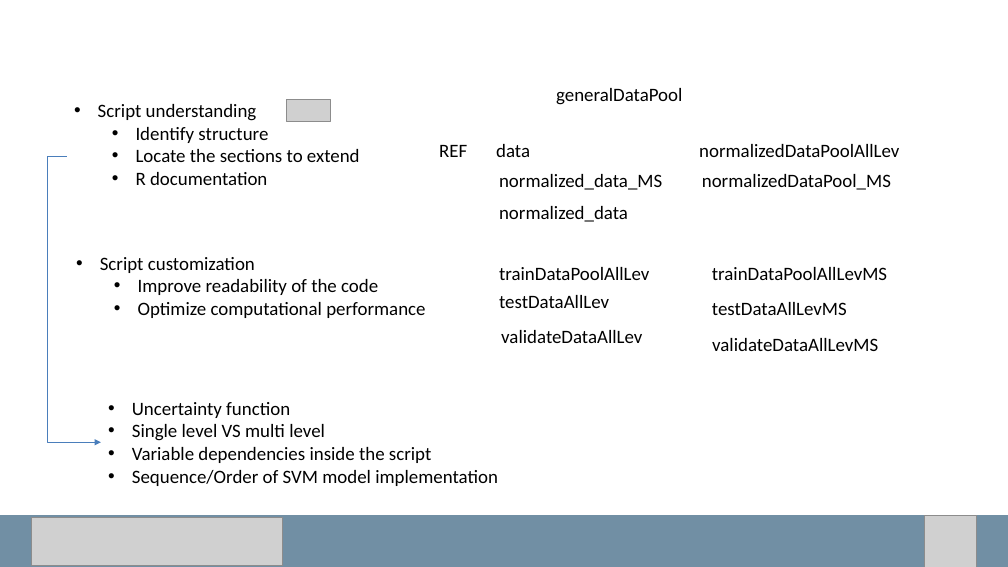
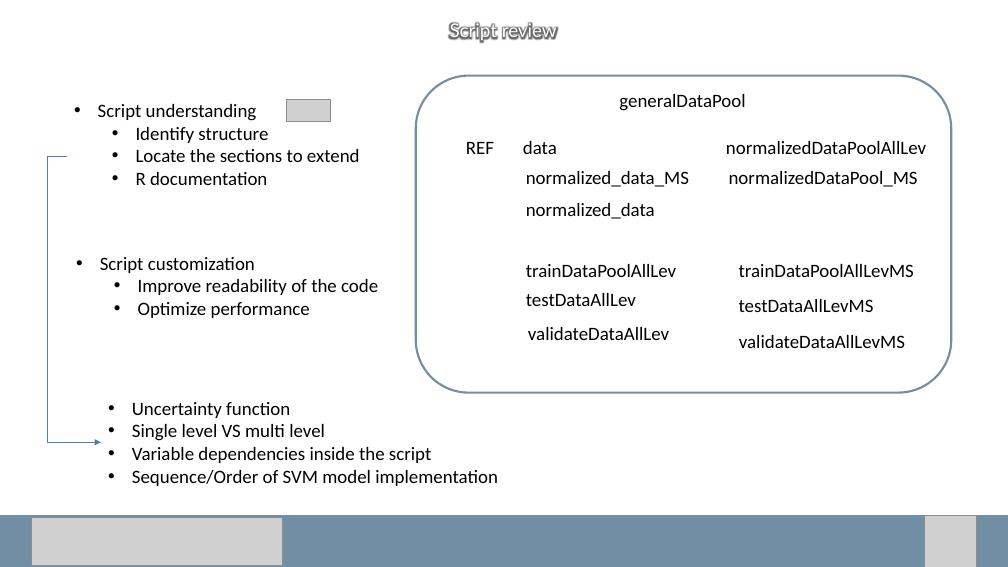
Before and after one commit to carls31/active-learning-virtual-SVM, a slide deck: slide 5 of presentation_CARLASSARA_10601118.pptx. Drawn at 1008x567 pixels with LibreOffice and Linux fonts; fonts in the diff are those of the drawing; grey boxes stand for pictures. Boxes give left, top, right and bottom in pixels: in the first picture for what was removed or moved away, otherwise in the second. Text is boxed around its words. In the diff, an @@ line names an element or a change of style, - is before the commit and + after.

```diff
--- a/presentation_CARLASSARA_10601118.pptx
+++ b/presentation_CARLASSARA_10601118.pptx
@@ text added at box(450, 21, 557, 42), 18 pt, text #FFFFFF @@
+Script review
@@ rounded rectangle added at box(416, 76, 951, 392), outline #718FA4 2 pt @@
@@ text "generalDataPool": place and size @@
-text "generalDataPool" at box(556, 88, 682, 105)
+text "generalDataPool" at box(619, 94, 745, 111)
@@ 11 texts: place and size @@
-11 texts at box(439, 144, 899, 343)
+11 texts at box(466, 141, 926, 340)
@@ text at box(138, 302, 310, 318): text changed @@
-  • Optimize computational performance
+  • Optimize performance
@@ text "validateDataAllLevMS": place and size @@
-text "validateDataAllLevMS" at box(712, 338, 878, 351)
+text "validateDataAllLevMS" at box(739, 335, 905, 348)
```
Also in this commit, not shown: 3 other slides changed, 1 slide added.
